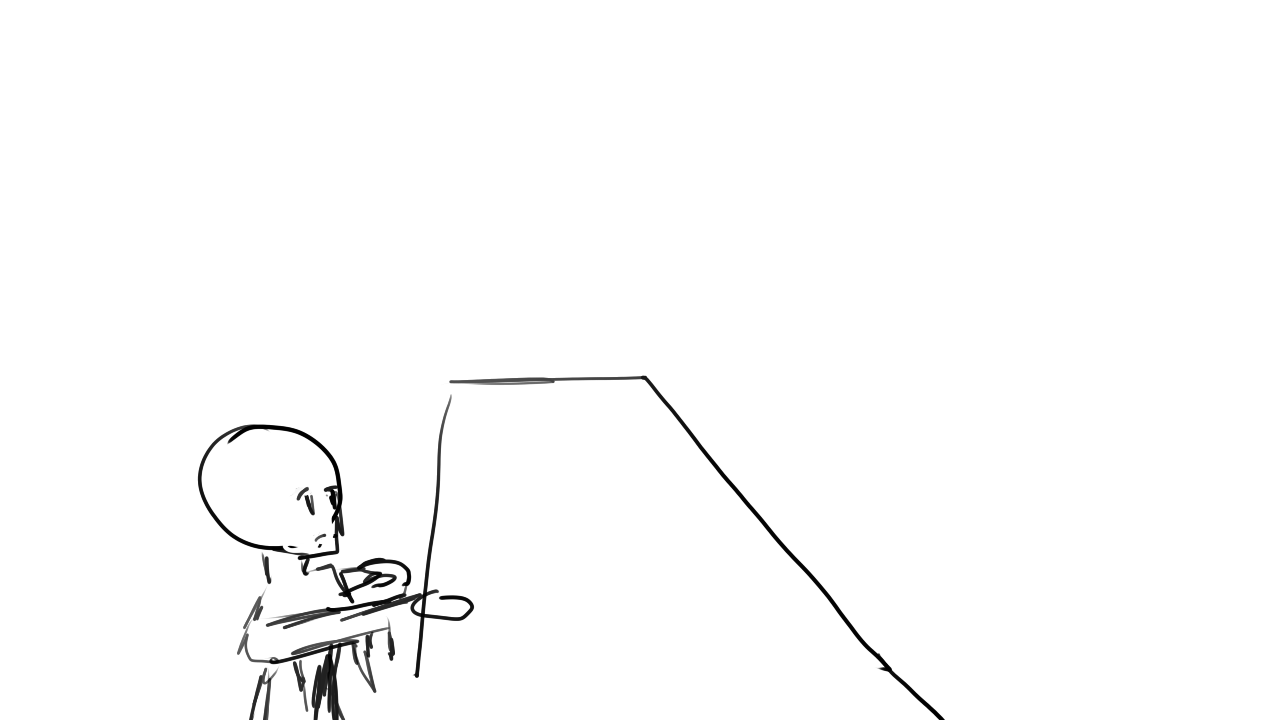
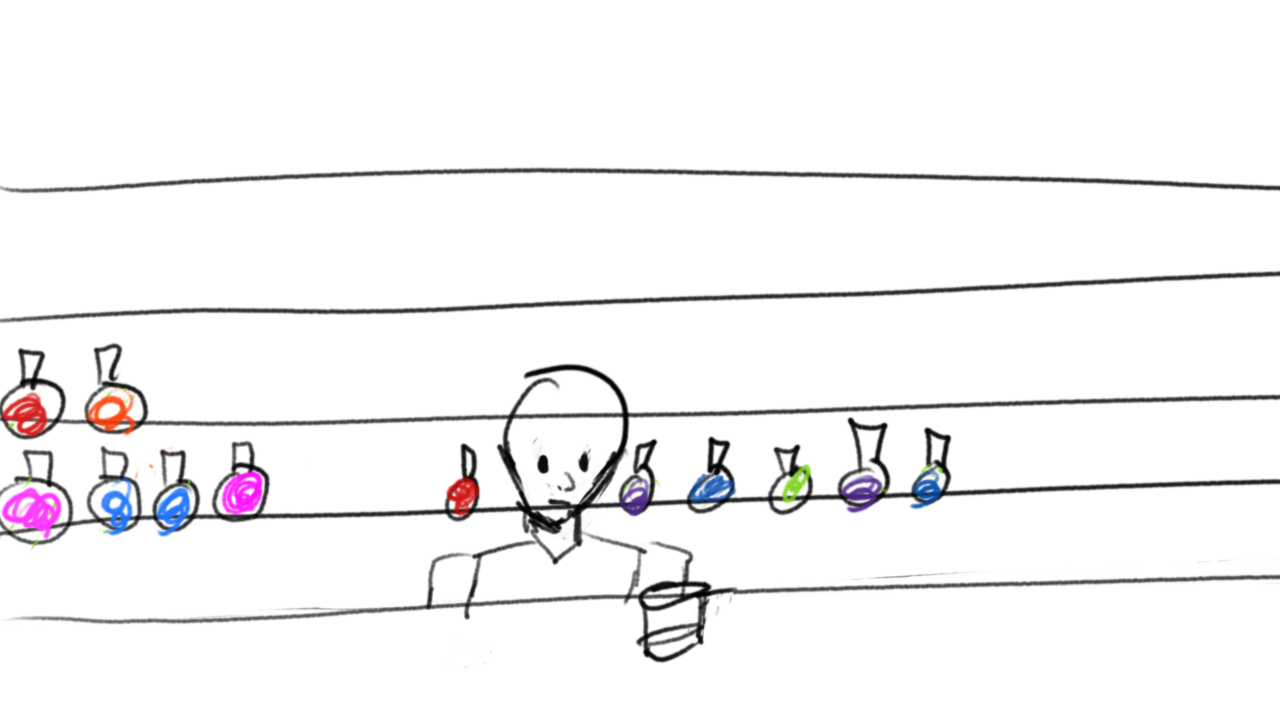
Layers edited between the first and the second 1280px x 720px image:
painted on "Paint Layer 1" over [0, 166, 1280, 576]
